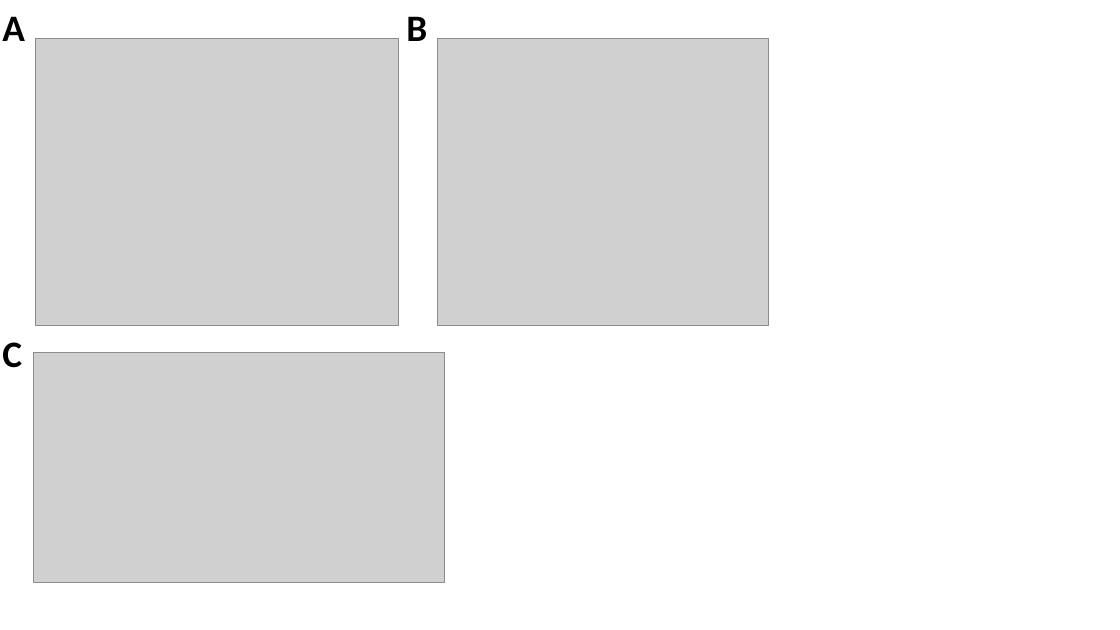
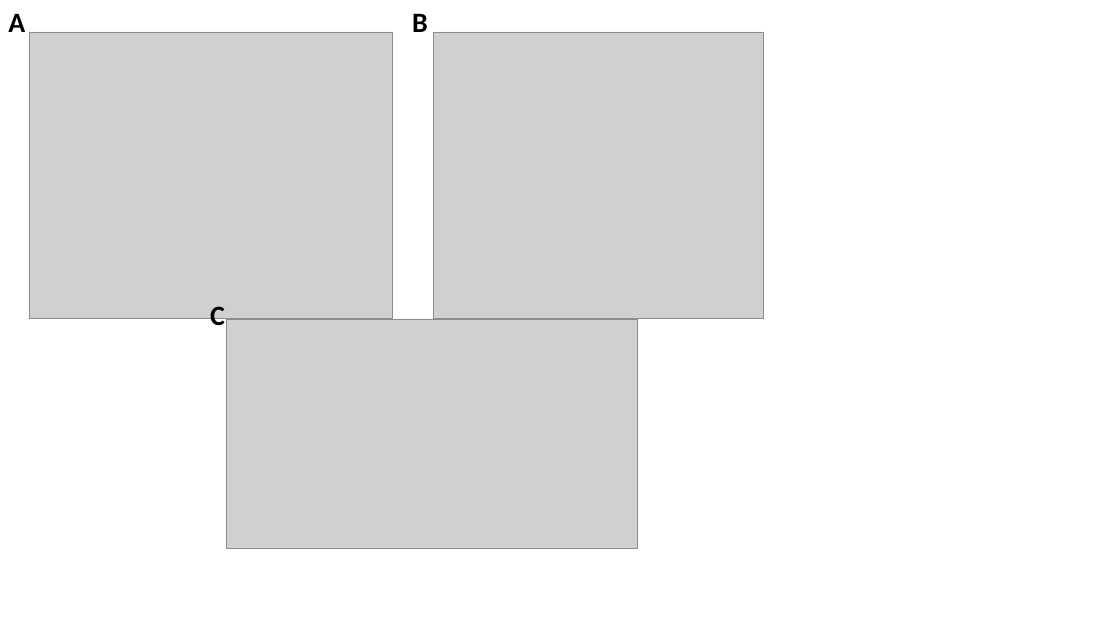
Before and after one commit to jbloomlab/SARS-CoV-2_lentiviral_pseudotype, a slide deck: slide 1 of figures/addendum/Fig_Addendum.pptx. Drawn at 1120x630 pixels with LibreOffice and Linux fonts; fonts in the diff are those of the drawing; grey boxes stand for pictures. Boxes give left, top, right and bottom in pixels: in the first picture for what was removed or moved away, otherwise in the second. Text is boxed around its words. In the diff, an @@ line names an element or a change of style, - is before the commit and + after.

```diff
--- a/figures/addendum/Fig_Addendum.pptx
+++ b/figures/addendum/Fig_Addendum.pptx
@@ picture: place and size @@
-picture at (35, 39, 398, 326)
+picture at (29, 32, 392, 319)
@@ picture: place and size @@
-picture at (438, 39, 768, 326)
+picture at (434, 32, 764, 319)
@@ size 32 to 24 pt in 3 elements at (8, 14, 25, 32), (412, 14, 428, 32), (210, 306, 225, 332) @@
@@ text "C": place and size @@
-text "C" at (2, 342, 22, 368)
+text "C" at (210, 306, 225, 332)
@@ picture added at (227, 319, 638, 549) @@
@@ picture removed at (34, 353, 444, 583) @@
```
Also in this commit, not shown: 9 other files.
